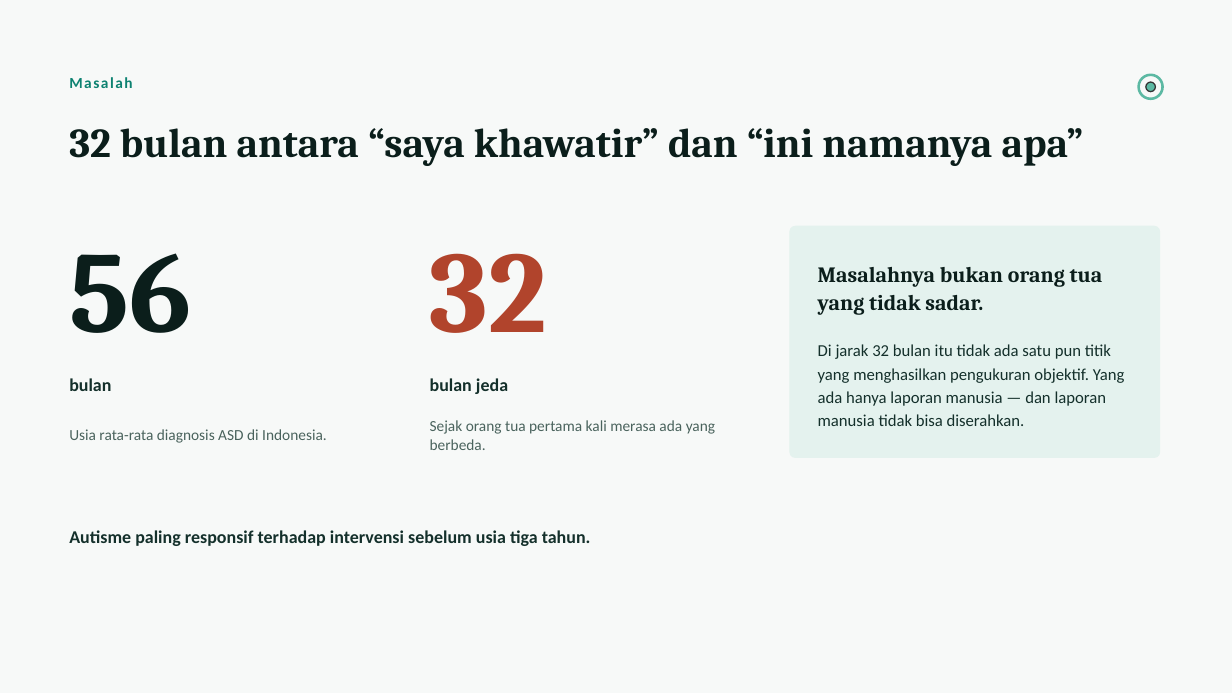
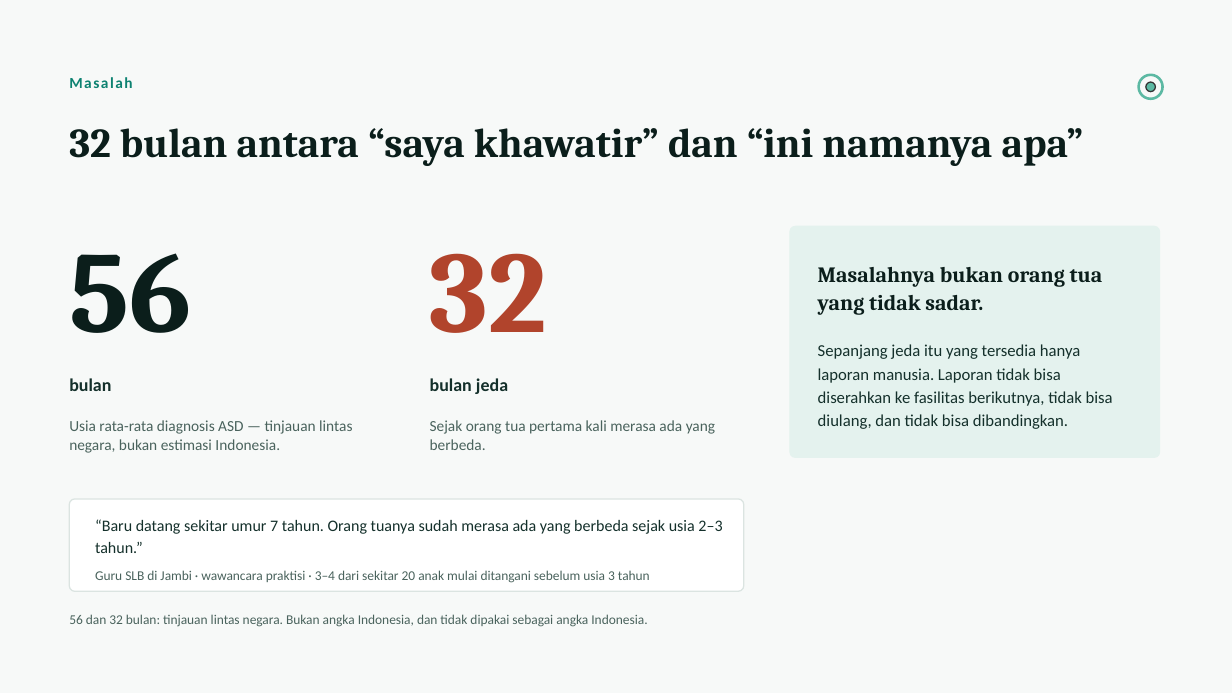
Before and after one commit to raphaeladikara/Dataton_Project_Rizzz, a slide deck: slide 2 of deck/Neurogaze-Pitch-Deck.pptx. Drawn at 1232x693 pixels with LibreOffice and Linux fonts; fonts in the diff are those of the drawing. Boxes give left, top, right and bottom in pixels: in the first picture for what was removed or moved away, otherwise in the second. Text is boxed around its words. In the diff, an @@ line names an element or a change of style, - is before the commit and + after.

```diff
--- a/deck/Neurogaze-Pitch-Deck.pptx
+++ b/deck/Neurogaze-Pitch-Deck.pptx
@@ text at (x1=818, y1=344, x2=1113, y2=429): text changed @@
-Di jarak 32 bulan itu tidak ada satu pun titik yang menghasilkan pengukuran objektif. Yang ada hanya laporan manusia — dan laporan manusia tidak bisa diserahkan.
+Sepanjang jeda itu yang tersedia hanya laporan manusia. Laporan tidak bisa diserahkan ke fasilitas berikutnya, tidak bisa diulang, dan tidak bisa dibandingkan.
@@ text at (x1=69, y1=420, x2=352, y2=453): text changed @@
-Usia rata-rata diagnosis ASD di Indonesia.
+Usia rata-rata diagnosis ASD — tinjauan lintas negara, bukan estimasi Indonesia.
@@ rounded rectangle resized from (x1=69, y1=530, x2=591, y2=546) to (x1=69, y1=499, x2=744, y2=592) @@
@@ rounded rectangle at (x1=69, y1=499, x2=744, y2=592): fill none to #FFFFFF; outline none to #DBE4E1 1 pt @@
@@ text in rounded rectangle at (x1=69, y1=530, x2=591, y2=546): text removed @@
-Autisme paling responsif terhadap intervensi sebelum usia tiga tahun.
@@ text added at (x1=95, y1=519, x2=722, y2=583), 12.5 pt, text #14302B @@
+“Baru datang sekitar umur 7 tahun. Orang tuanya sudah merasa ada yang berbeda sejak usia 2–3 tahun.”
+Guru SLB di Jambi · wawancara praktisi · 3–4 dari sekitar 20 anak mulai ditangani sebelum usia 3 tahun
@@ text added at (x1=69, y1=614, x2=647, y2=627), 10.5 pt, text #4A635D @@
+56 dan 32 bulan: tinjauan lintas negara. Bukan angka Indonesia, dan tidak dipakai sebagai angka Indonesia.
```
Also in this commit, not shown: 4 other slides changed, 1 slide added, 1 slide removed, 34 other files.
